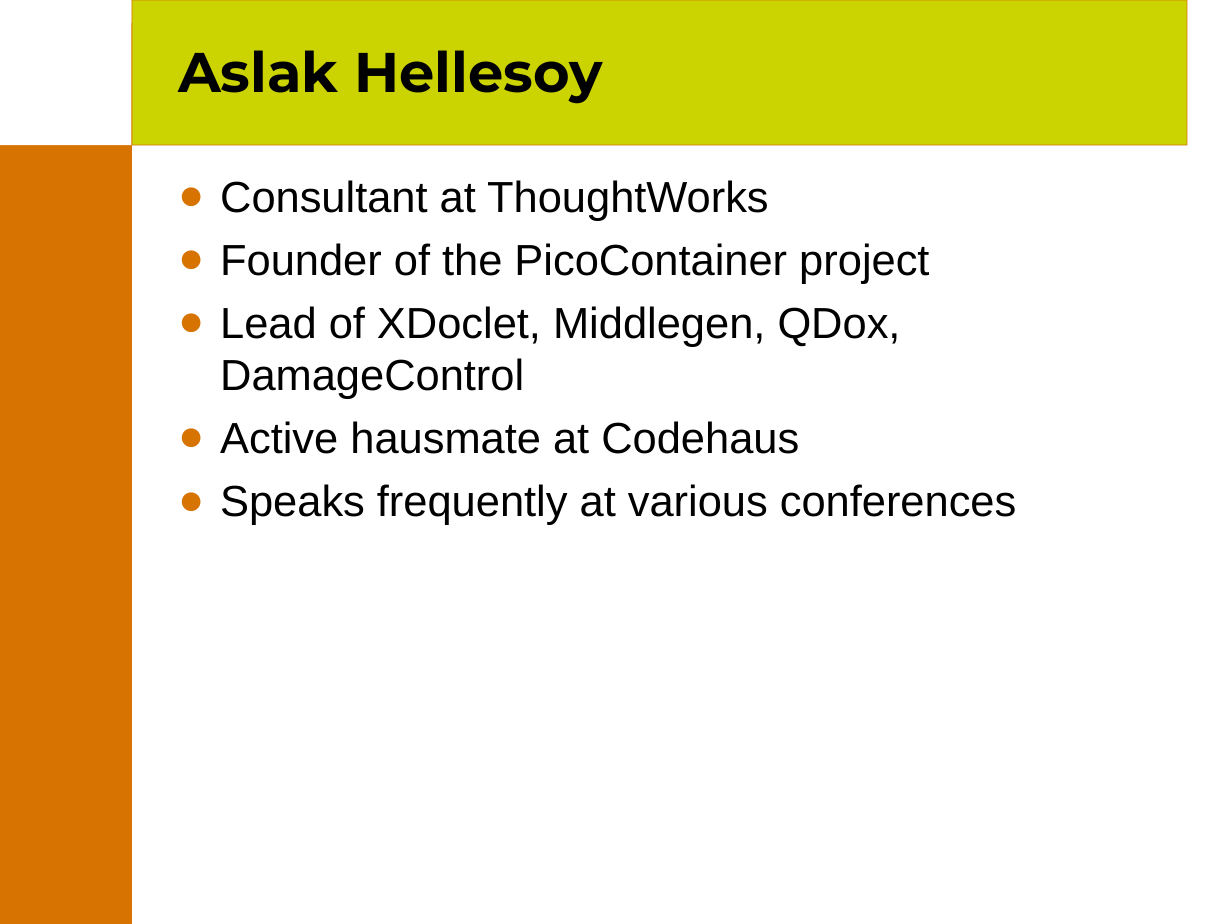
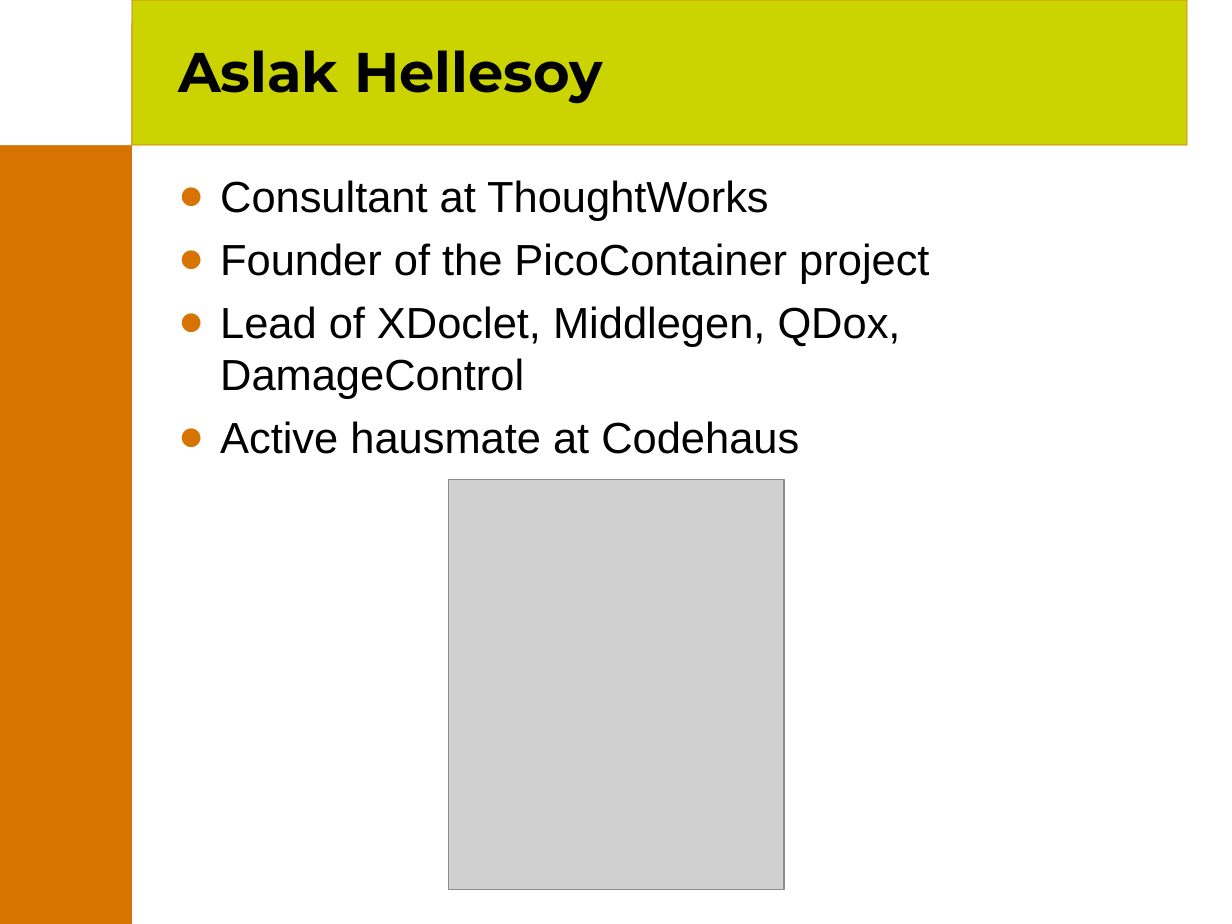
Before and after one commit to joehni/PicoContainer1-CVS, a slide deck: slide 4 of site/presentations/PicoContainer.ppt. Drawn at 1232x924 pixels with LibreOffice and Linux fonts; fonts in the diff are those of the drawing; grey boxes stand for pictures; background and template pictures are left out. Boxes give left, top, right and bottom in pixels: in the first picture for what was removed or moved away, otherwise in the second. Text is boxed around its words. In the diff, an @@ line names an element or a change of style, - is before the commit and + after.

```diff
--- a/site/presentations/PicoContainer.ppt
+++ b/site/presentations/PicoContainer.ppt
@@ text at (x1=220, y1=484, x2=1017, y2=525): paragraph removed @@
-● Speaks frequently at various conferences
@@ picture added at (x1=449, y1=480, x2=785, y2=890) @@
```
Also in this commit, not shown: 14 other slides changed, 4 slides added, 7 slides removed.
